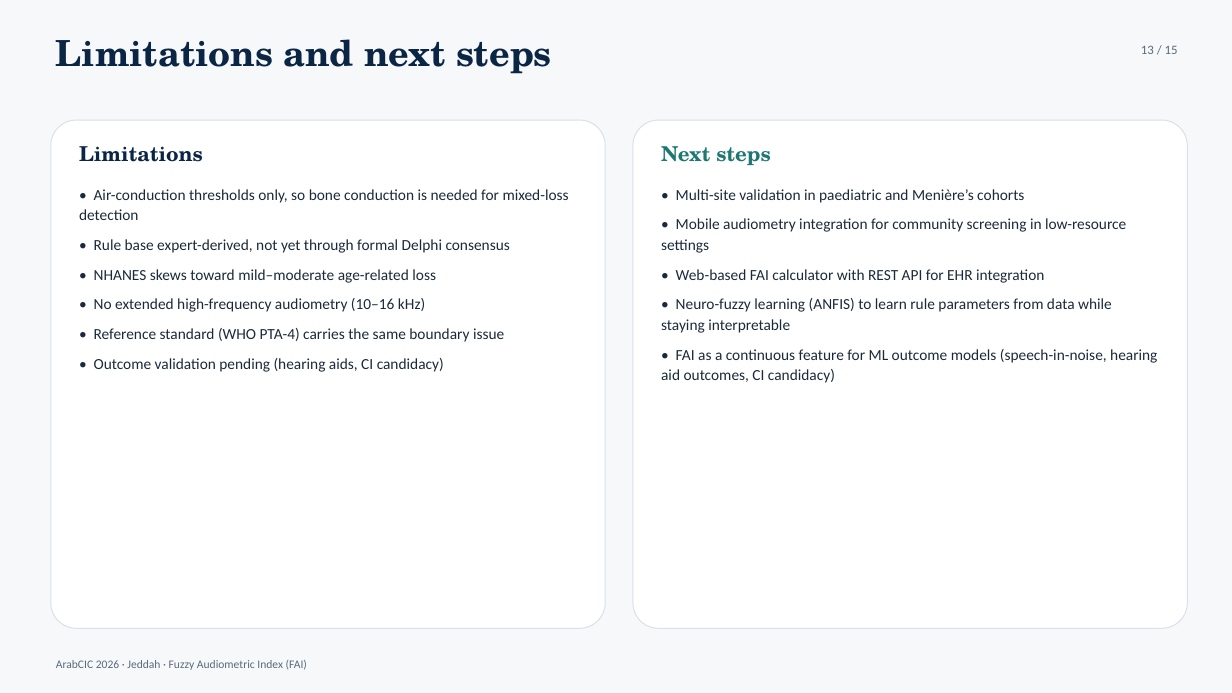
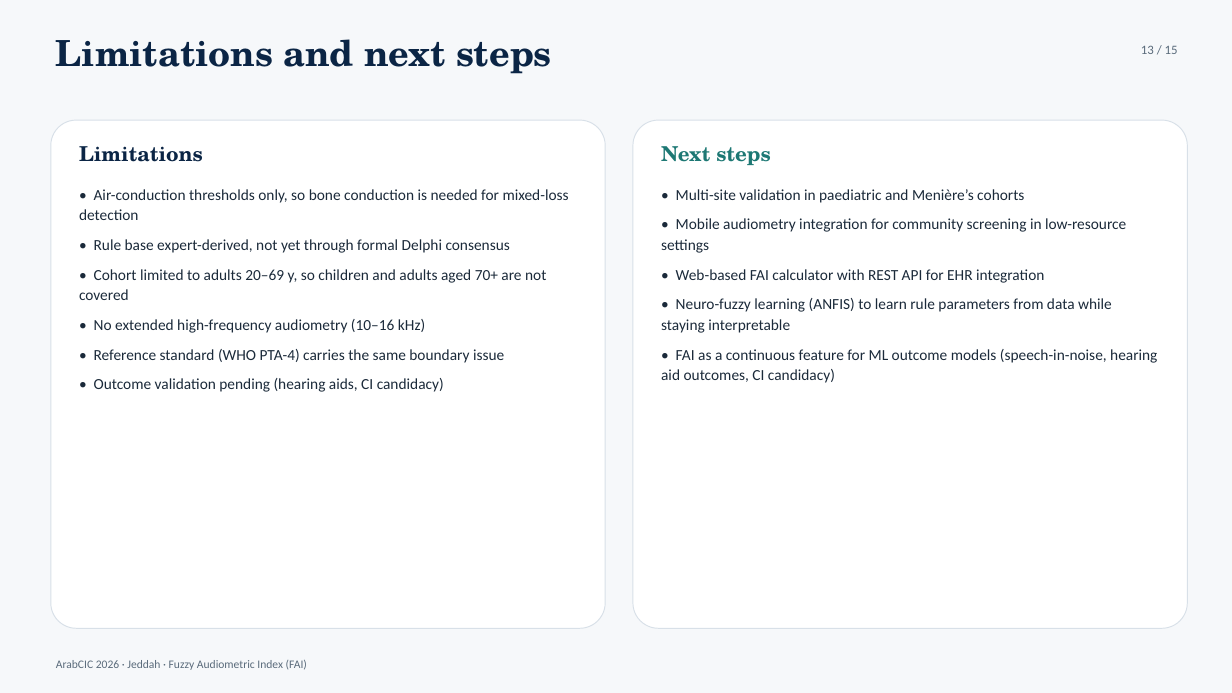
Before and after one commit to ameye/fuzzy-audiogram, a slide deck: slide 13 of arabcic2026/arabcic2026_fuzzy_audiogram.pptx. Drawn at 1232x693 pixels with LibreOffice and Linux fonts; fonts in the diff are those of the drawing. Boxes give left, top, right and bottom in pixels: in the first picture for what was removed or moved away, otherwise in the second. Text is boxed around its words. In the diff, an @@ line names an element or a change of style, - is before the commit and + after.

```diff
--- a/arabcic2026/arabcic2026_fuzzy_audiogram.pptx
+++ b/arabcic2026/arabcic2026_fuzzy_audiogram.pptx
@@ text at [79,269,546,300]: text changed @@
-• NHANES skews toward mild–moderate age-related loss
+• Cohort limited to adults 20–69 y, so children and adults aged 70+ are not covered
```
Also in this commit, not shown: 8 other slides changed, 6 other files.
